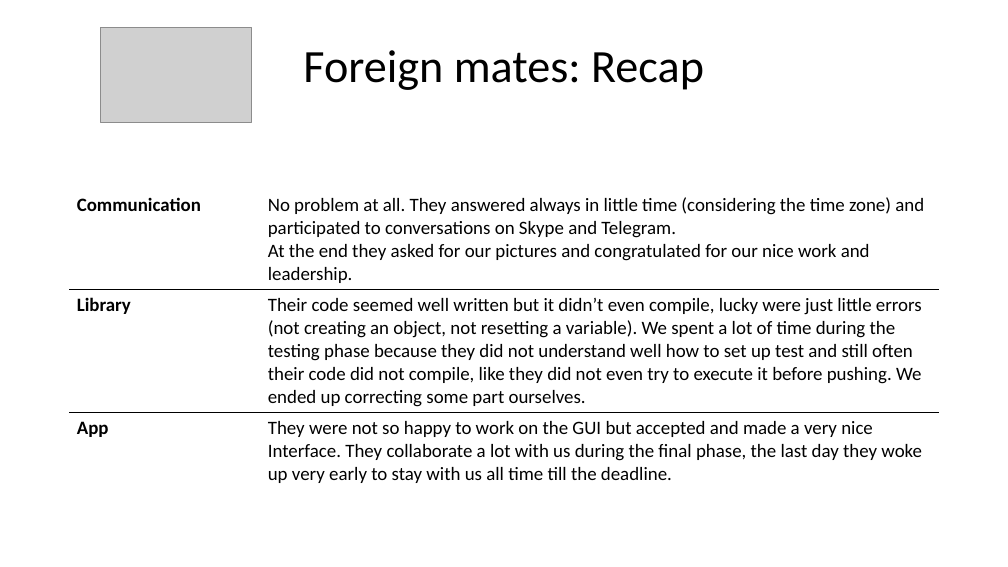
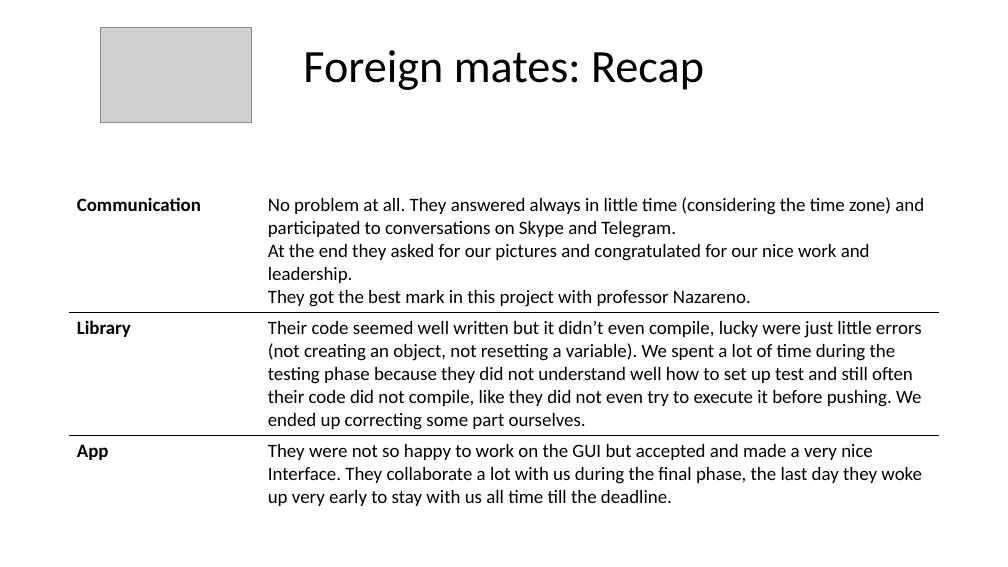
Before and after one commit to Noired/DOSE-Jan-8th-presentation, a slide deck: slide 24 of Slides/massa/massa_slides.pptx. Drawn at 1008x567 pixels with LibreOffice and Linux fonts; fonts in the diff are those of the drawing; grey boxes stand for pictures. Boxes give left, top, right and bottom in pixels: in the first picture for what was removed or moved away, otherwise in the second. Text is boxed around its words. In the diff, an @@ line names an element or a change of style, - is before the commit and + after.

Commit message:
Fix

```diff
--- a/Slides/massa/massa_slides.pptx
+++ b/Slides/massa/massa_slides.pptx
@@ table at bbox=[70, 190, 939, 554] @@
-row 1, column 2: No problem at all. They answered always in little time (considering the time zone) and participated to conversations on Skype and Telegram. At the end they asked for our pictures and congratulated for our nice work and leadership.
+row 1, column 2: No problem at all. They answered always in little time (considering the time zone) and participated to conversations on Skype and Telegram. At the end they asked for our pictures and congratulated for our nice work and leadership. They got the best mark in this project with professor Nazareno.
```
Also in this commit, not shown: 2 other slides changed.
